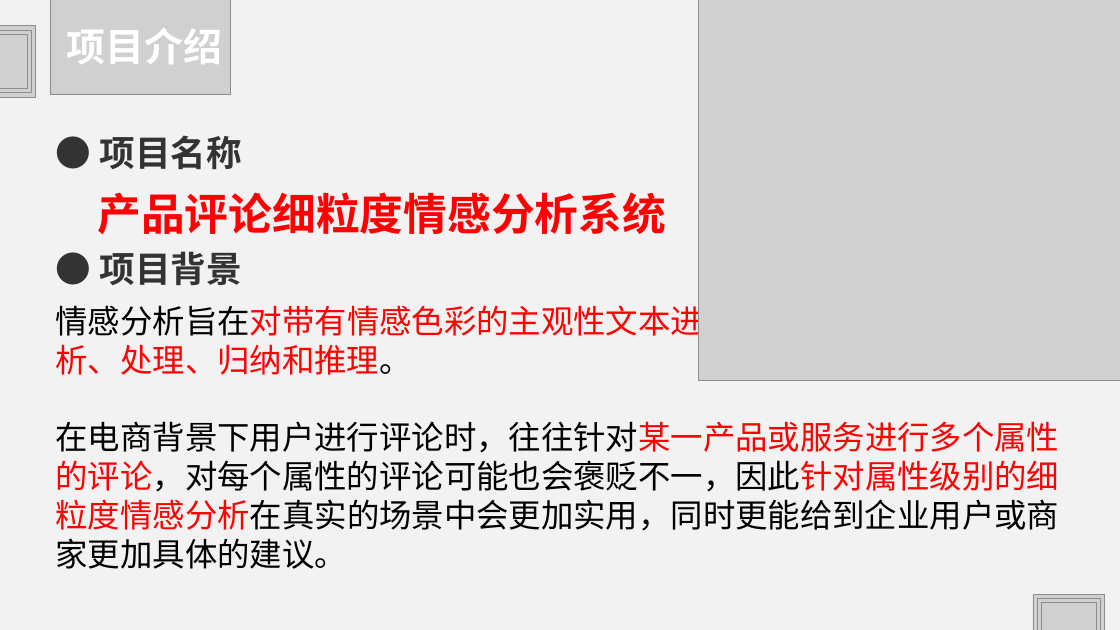
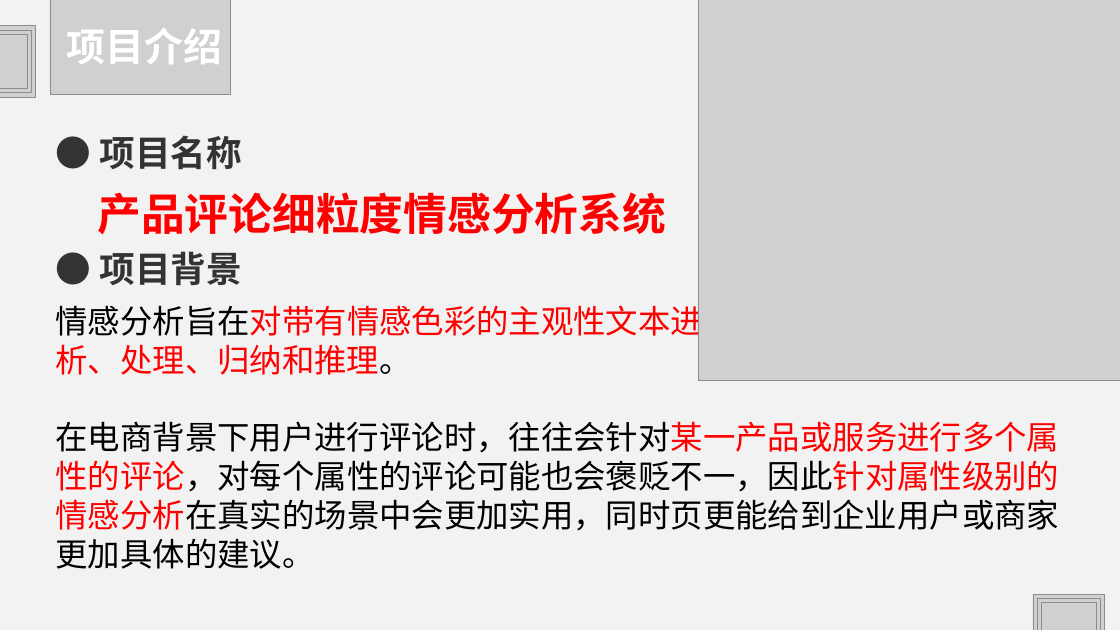
Before and after one commit to HJHGJGHHG/Sentiment-Analysis-System, a slide deck: slide 4 of PPT.pptx. Drawn at 1120x630 pixels with LibreOffice and Linux fonts; fonts in the diff are those of the drawing; grey boxes stand for pictures. Boxes give left, top, right and bottom in pixels: in the first picture for what was removed or moved away, otherwise in the second. Text is boxed around its words. In the diff, an @@ line names an element or a change of style, - is before the commit and + after.

```diff
--- a/PPT.pptx
+++ b/PPT.pptx
@@ text at (56,421,1060,569): text changed @@
-在电商背景下用户进行评论时，往往针对某一产品或服务进行多个属性的评论，对每个属性的评论可能也会褒贬不一，因此针对属性级别的细粒度情感分析在真实的场景中会更加实用，同时更能给到企业用户或商家更加具体的建议。
+在电商背景下用户进行评论时，往往会针对某一产品或服务进行多个属性的评论，对每个属性的评论可能也会褒贬不一，因此针对属性级别的情感分析在真实的场景中会更加实用，同时页更能给到企业用户或商家更加具体的建议。
```
Also in this commit, not shown: 12 other slides changed, 1 slide removed.
